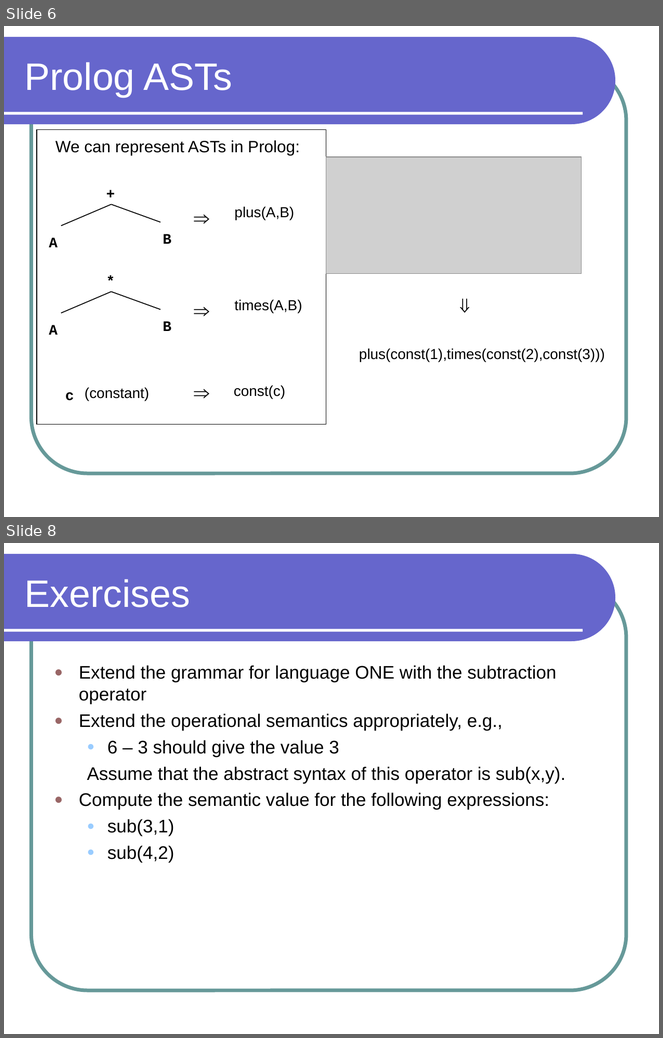
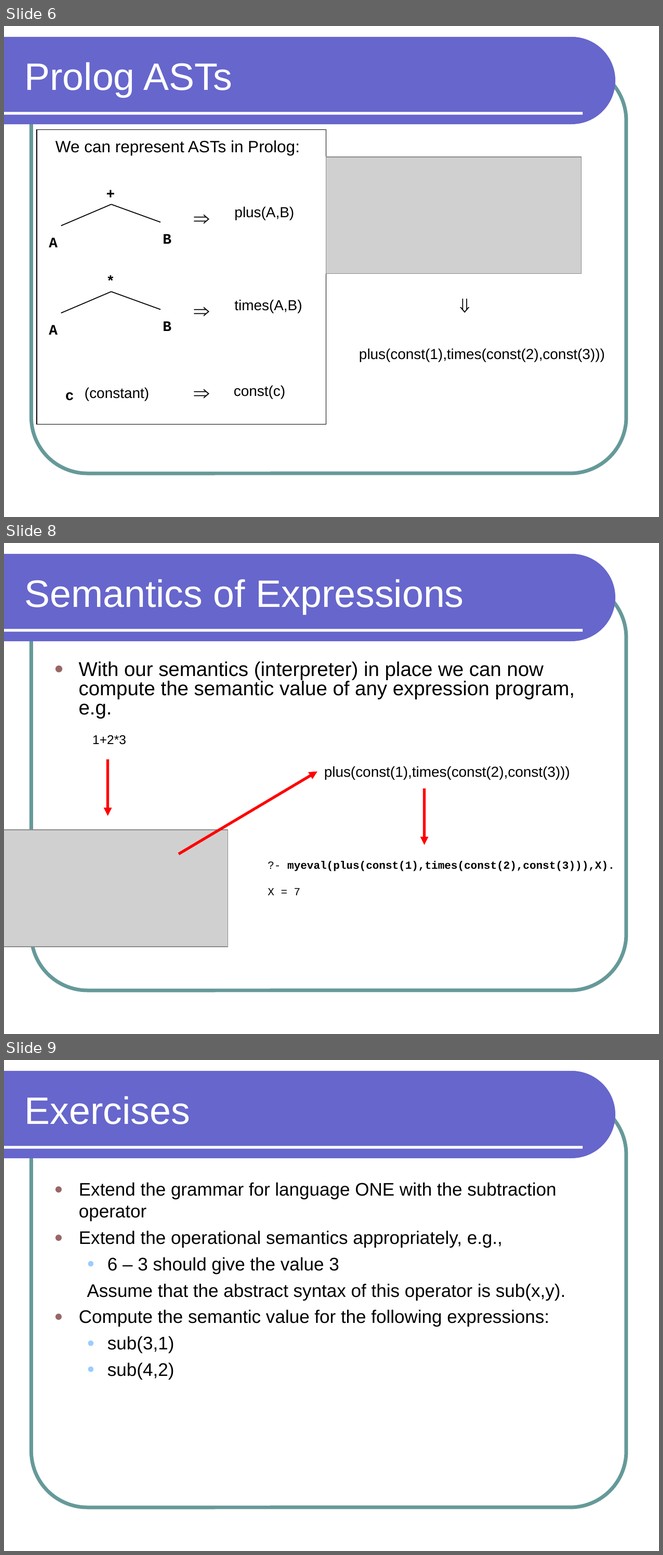
Before and after one commit to lutzhamel/CSC301, a slide deck: notes/csc301-ln024.ppt. Shown one above the other, each under a label of ours: slides 6 and 8 before the commit, slides 6, 8 and 9 after it; the slides between them are not shown. The pictures are 663x1038 and 663x1555 pixels, drawn with LibreOffice and Linux fonts; fonts in the diff are those of the drawing; grey boxes stand for pictures. Boxes give left, top, right and bottom in pixels: in the first picture for what was removed or moved away, otherwise in the second. Text is boxed around its words. In the diff, an @@ line names an element or a change of style, - is before the commit and + after.

```diff
--- a/notes/csc301-ln024.ppt
+++ b/notes/csc301-ln024.ppt
@@ slide 8 added at (x1=4, y1=543, x2=659, y2=1034), background #FFFFFF; not listed: 3 template elements that a slide beside it also shows @@
@@ title added at (x1=24, y1=579, x2=464, y2=614), 42 pt, text #FFFFFF @@
+Semantics of Expressions
@@ text added at (x1=79, y1=662, x2=575, y2=718), 22 pt, text #000000 @@
+● With our semantics (interpreter) in place we can now compute the semantic value of any expression program, e.g.
@@ text added at (x1=92, y1=735, x2=126, y2=745), 14 pt, text #000000 @@
+1+2*3
@@ arrow added from (107, 760) to (107, 816), #FF0000 3 pt @@
@@ arrow added from (179, 854) to (317, 772), #FF0000 3 pt @@
@@ text added at (x1=324, y1=766, x2=570, y2=780), 16 pt, text #000000 @@
+plus(const(1),times(const(2),const(3)))
@@ arrow added from (425, 788) to (425, 845), #FF0000 3 pt @@
@@ picture added at (x1=4, y1=830, x2=228, y2=947) @@
@@ text added at (x1=268, y1=861, x2=615, y2=896), 12 pt, text #000000, bold @@
+?- myeval(plus(const(1),times(const(2),const(3))),X).
+X = 7
@@ what was slide 8 is now slide 9 @@
```
Also in this commit, not shown: 1 slide changed, 1 other file.
